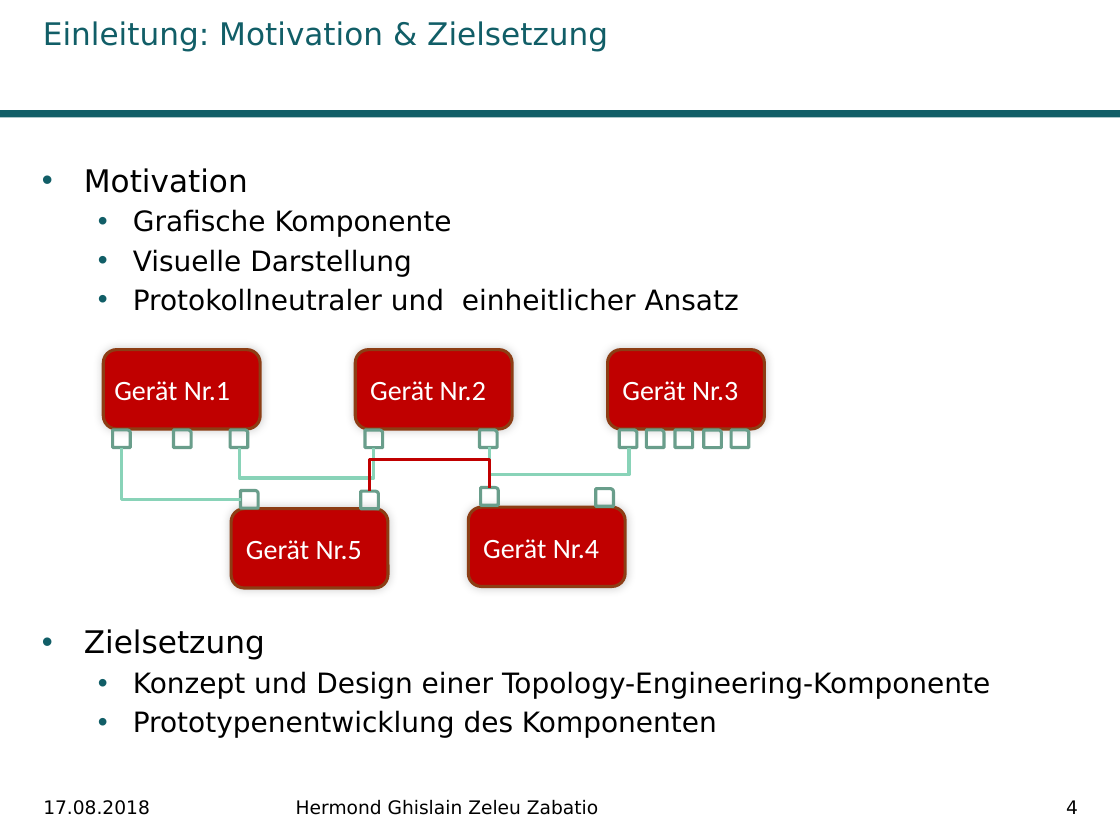
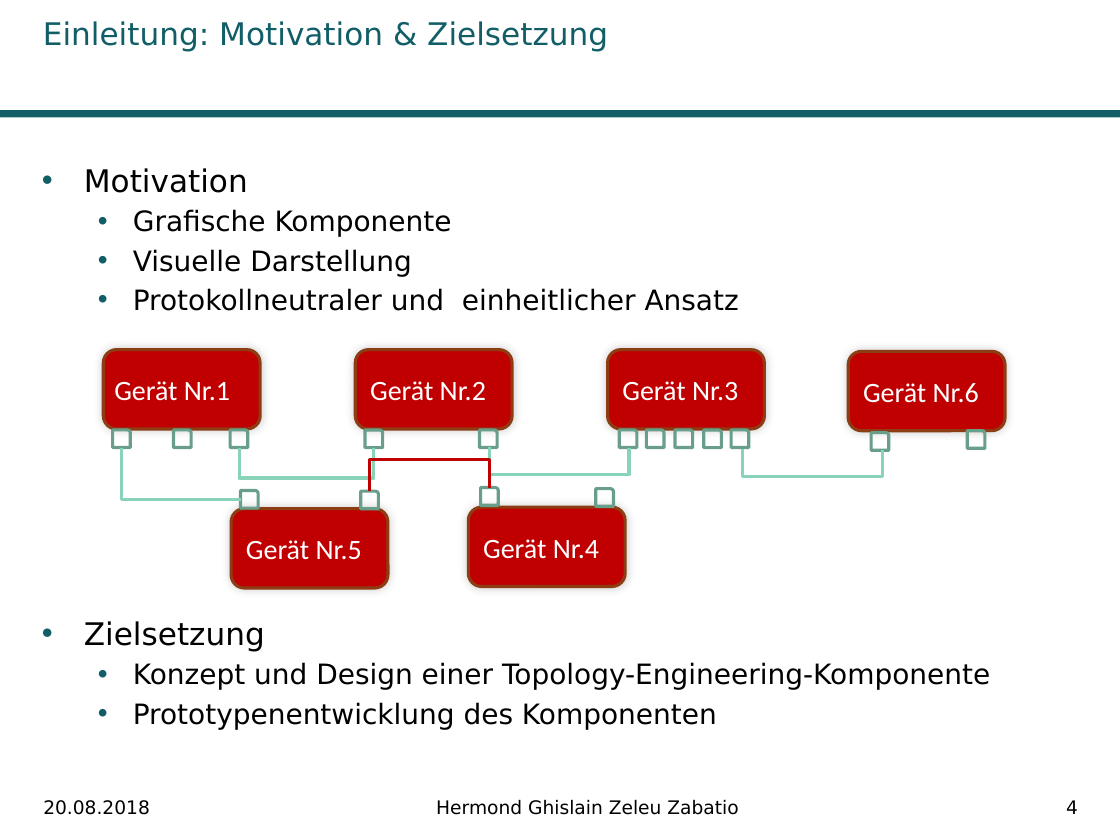
Before and after one commit to Ghislain1/zoe-fb-app, a slide deck: slide 4 of Master-Abschluss.pptx. Drawn at 1120x840 pixels with LibreOffice and Linux fonts; fonts in the diff are those of the drawing; background and template pictures are left out. Boxes give left, top, right and bottom in pixels: in the first picture for what was removed or moved away, otherwise in the second. Text is boxed around its words. In the diff, an @@ line names an element or a change of style, - is before the commit and + after.

```diff
--- a/Master-Abschluss.pptx
+++ b/Master-Abschluss.pptx
@@ text "Motivation" rewrapped from box(84, 168, 990, 738) to box(84, 168, 990, 730) @@
@@ rounded rectangle added at box(848, 352, 1005, 431), fill #C00000, outline #8D3D15 2 pt, 18 pt, text #FFFFFF @@
+Gerät Nr.6
@@ elbow line added from (743, 449) to (883, 450), #8AD3B9 2 pt @@
@@ round rect added at box(871, 432, 889, 450), outline #6A9E8C 2 pt @@
@@ round rect added at box(968, 431, 986, 449), outline #6A9E8C 2 pt @@
@@ text at box(43, 800, 150, 815): text changed @@
-17.08.2018
+20.08.2018
@@ text "Hermond Ghislain Zeleu Zabatio" at box(436, 799, 738, 815): alignment left to centre @@
```
Also in this commit, not shown: 28 other slides changed, 1 other file.
